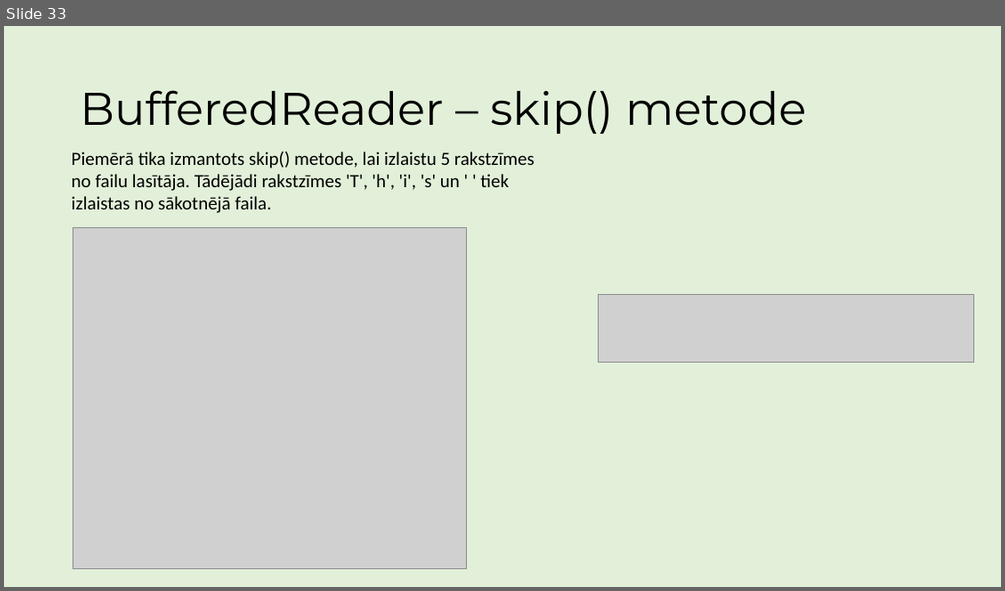
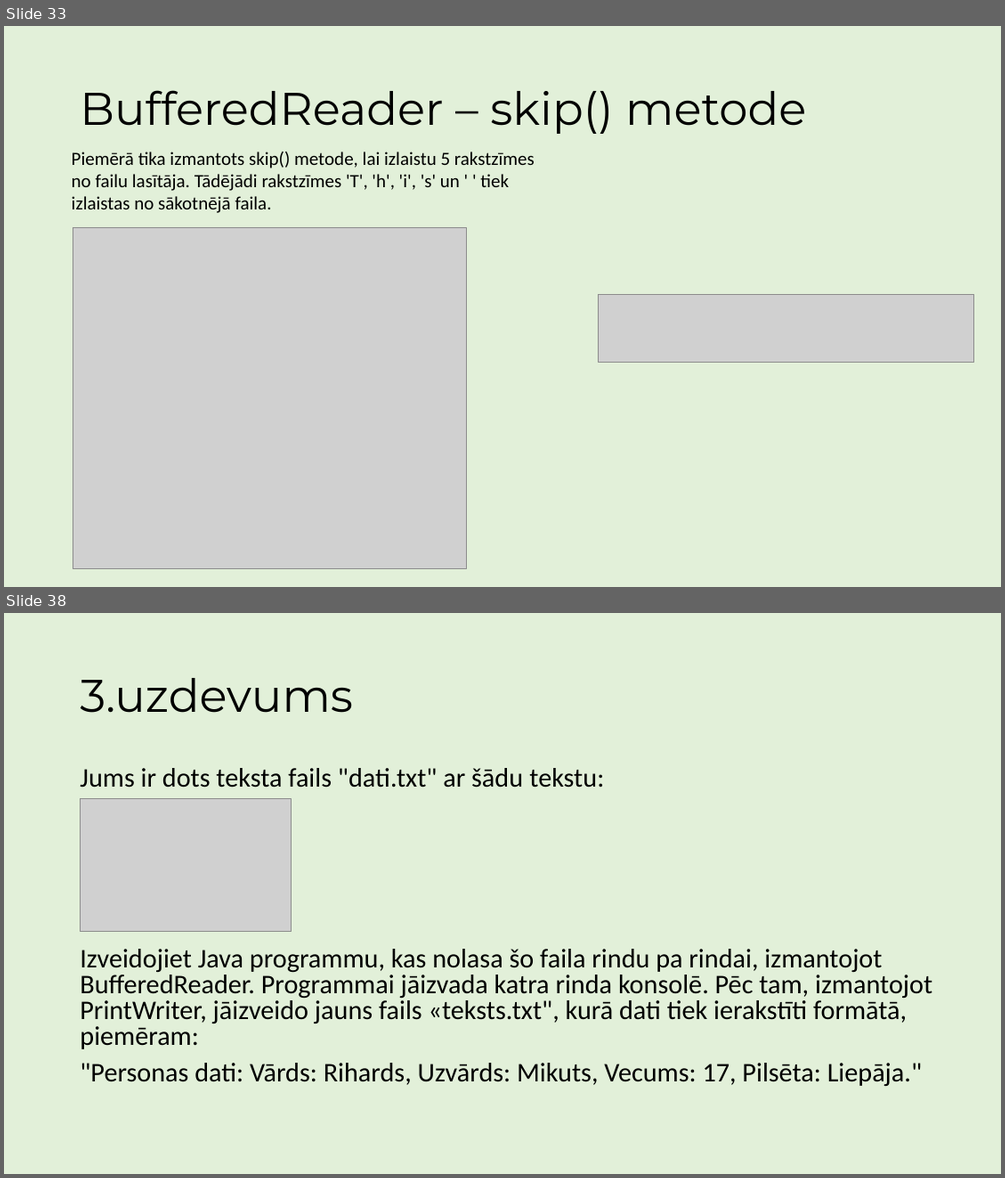
Before and after one commit to ricciss/TekstaDatnes, a slide deck: MacibuMaterials.pptx. Shown one above the other, each under a label of ours: slide 33 before the commit, slides 33 and 38 after it; the slides between them are not shown. The pictures are 1005x591 and 1005x1178 pixels, drawn with LibreOffice and Linux fonts; fonts in the diff are those of the drawing; grey boxes stand for pictures. Boxes give left, top, right and bottom in pixels: in the first picture for what was removed or moved away, otherwise in the second. Text is boxed around its words. In the diff, an @@ line names an element or a change of style, - is before the commit and + after.

```diff
--- a/MacibuMaterials.pptx
+++ b/MacibuMaterials.pptx
@@ slide 38 added at [4, 613, 1001, 1174], background #E2F0D9 @@
@@ title added at [80, 678, 353, 713], 44 pt, text #000000 @@
+3.uzdevums
@@ text added at [80, 768, 932, 1086], 25.9 pt, text #000000 @@
+Jums ir dots teksta fails "dati.txt" ar šādu tekstu:
+Izveidojiet Java programmu, kas nolasa šo faila rindu pa rindai, izmantojot BufferedReader. Programmai jāizvada katra rinda konsolē. Pēc tam, izmantojot PrintWriter, jāizveido jauns fails «teksts.txt", kurā dati tiek ierakstīti formātā, piemēram:
+"Personas dati: Vārds: Rihards, Uzvārds: Mikuts, Vecums: 17, Pilsēta: Liepāja."
@@ picture added at [81, 798, 291, 931] @@
```
Also in this commit, not shown: 6 other slides added.
